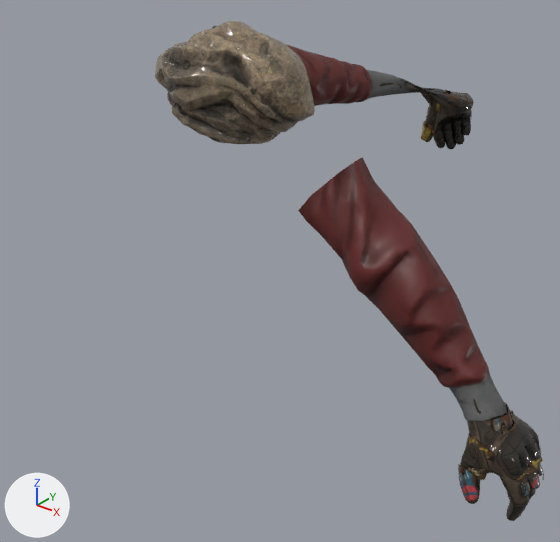
Renders of the glTF model godot/assets/weapons/rock2.gltf from each side of a commit.
Camera for both pictures: a camera (50 mm lens) standing at (0.723, -0.799, 0.24) and looking at (-0.032, 0.145, -0.345). Every picture has the same lights, and +X, +Y and +Z are marked at lower left. The first picture is the older version. Vertices at exactly the same position are counted once.

The first picture shows 'BurlapGloves_vm.smd', 'Hoodie_vm.smd', 'RoadsignGloves_vm.smd', 'TacticalGloves_vm.smd', 'w_rock_LOD0.smd'.
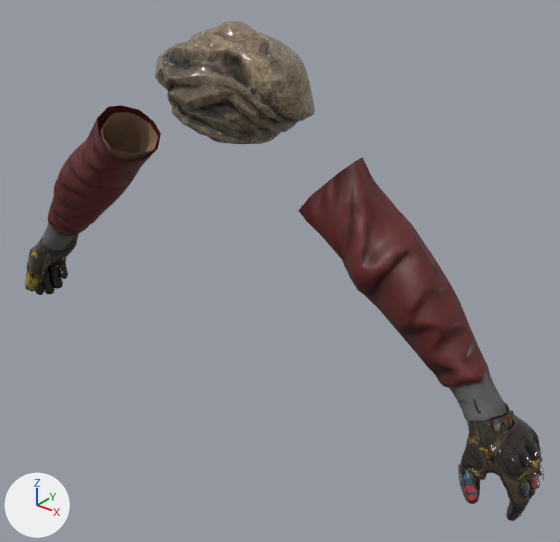
Pixel boxes (x1, y1, x2, y2) of what changed, in the pictures (560 x 542 px; the box of a moved part takes in the faces that stretch with it):
'Hoodie_vm.smd', reshaped (58% wider, 20% shorter)
    before: (213, 26, 507, 422)
    after: (42, 105, 507, 422)
'TacticalGloves_vm.smd', reshaped
    before: (376, 79, 541, 521)
    after: (26, 242, 541, 521)
'RoadsignGloves_vm.smd', reshaped
    before: (411, 84, 544, 502)
    after: (25, 238, 544, 502)
'hand_mesh.smd', reshaped (not visible before)
    after: (98, 112, 158, 162)
'BurlapGloves_vm.smd', reshaped
    before: (400, 78, 495, 472)
    after: (38, 234, 495, 472)
part 1 of me_player_darky_m_rust_c_arms_human_mdl_gloves_burlapgloves_vm_smd_mesh, moved or reshaped
    before: (400, 78, 473, 122)
    after: (38, 234, 79, 264)
part 3 of me_player_darky_m_rust_c_arms_human_mdl_sleeves_hoodie_vm_smd_mesh, moved or reshaped
    before: (213, 26, 443, 106)
    after: (42, 105, 161, 250)
part 4 of me_player_darky_m_rust_c_arms_human_mdl_gloves_roadsigngloves_vm_smd_mesh, moved or reshaped
    before: (421, 121, 433, 141)
    after: (25, 271, 41, 291)
part 5 of me_player_darky_m_rust_c_arms_human_mdl_gloves_roadsigngloves_vm_smd_mesh, moved or reshaped
    before: (411, 84, 471, 134)
    after: (29, 238, 60, 283)
part 6 of me_player_darky_m_rust_c_arms_human_mdl_gloves_tacticalgloves_vm_smd_mesh, moved or reshaped
    before: (376, 79, 474, 149)
    after: (26, 242, 69, 295)

Patch to the scene script:
```diff
--- a/godot/assets/weapons/rock2.gltf.py
+++ b/godot/assets/weapons/rock2.gltf.py
@@ me_player_darky_m_rust_c_arms_human_mdl_gloves_burlapgloves_vm_smd_mesh @@
-me_player_darky_m_rust_c_arms_human_mdl_gloves_burlapgloves_vm_smd_mesh.from_pydata(...)  # 2052 vertices, 3876 faces; spans x -0.033..0.495, y -0.082..0.614, z -0.417..-0.034
+me_player_darky_m_rust_c_arms_human_mdl_gloves_burlapgloves_vm_smd_mesh.from_pydata(...)  # 2052 vertices, 3876 faces; spans x -0.498..0.495, y -0.082..0.02, z -0.418..-0.299
+# me_player_darky_m_rust_c_arms_human_mdl_gloves_burlapgloves_vm_smd_mesh part 1: 1026 of 2052 vertices moved; they spanned x -0.033..0.095, y 0.34..0.614, z -0.177..-0.034 and now span x -0.498..-0.385, y -0.081..0.02, z -0.418..-0.299; mean shift (-0.494, -0.56, -0.25); largest move (0.061, 0.614, -0.148) -> (-0.486, 0.015, -0.403)
 me_player_darky_m_rust_c_arms_human_mdl_gloves_burlapgloves_vm_smd_mesh.materials.append(mat_burlaphandwraps)
@@ me_player_darky_m_rust_c_arms_human_mdl_arms_hand_mesh_smd_mesh @@
-me_player_darky_m_rust_c_arms_human_mdl_arms_hand_mesh_smd_mesh.from_pydata(...)  # 4026 vertices, 8022 faces; spans x -0.166..0.5, y -0.082..0.617, z -0.465..0.048
+me_player_darky_m_rust_c_arms_human_mdl_arms_hand_mesh_smd_mesh.from_pydata(...)  # 4026 vertices, 8022 faces; spans x -0.5..0.5, y -0.082..0.023, z -0.466..-0.064
+# me_player_darky_m_rust_c_arms_human_mdl_arms_hand_mesh_smd_mesh part 2: 2013 of 4026 vertices moved; they spanned x -0.166..0.089, y 0.057..0.617, z -0.217..0.048 and now span x -0.5..-0.166, y -0.081..0.023, z -0.466..-0.064; mean shift (-0.493, -0.566, -0.242); largest move (0.05, 0.612, -0.176) -> (-0.491, 0.002, -0.429)
 me_player_darky_m_rust_c_arms_human_mdl_arms_hand_mesh_smd_mesh.materials.append(mat_viewmodelarms)
@@ me_player_darky_m_rust_c_arms_human_mdl_sleeves_hoodie_vm_smd_mesh @@
-me_player_darky_m_rust_c_arms_human_mdl_sleeves_hoodie_vm_smd_mesh.from_pydata(...)  # 937 vertices, 1816 faces; spans x -0.17..0.452, y -0.083..0.518, z -0.353..0.062
+me_player_darky_m_rust_c_arms_human_mdl_sleeves_hoodie_vm_smd_mesh.from_pydata(...)  # 937 vertices, 1816 faces; spans x -0.452..0.452, y -0.083..0.033, z -0.354..-0.051
+# me_player_darky_m_rust_c_arms_human_mdl_sleeves_hoodie_vm_smd_mesh part 3: 504 of 937 vertices moved; they spanned x -0.17..0.063, y 0.051..0.518, z -0.09..0.062 and now span x -0.452..-0.164, y -0.08..0.033, z -0.354..-0.055; mean shift (-0.332, -0.321, -0.211); largest move (0.053, 0.517, -0.085) -> (-0.448, -0.005, -0.335)
 me_player_darky_m_rust_c_arms_human_mdl_sleeves_hoodie_vm_smd_mesh.materials.append(mat_hoodie)
@@ me_player_darky_m_rust_c_arms_human_mdl_gloves_roadsigngloves_vm_smd_mesh @@
-me_player_darky_m_rust_c_arms_human_mdl_gloves_roadsigngloves_vm_smd_mesh.from_pydata(...)  # 4392 vertices, 8232 faces; spans x 0.006..0.508, y -0.088..0.621, z -0.427..-0.053
+me_player_darky_m_rust_c_arms_human_mdl_gloves_roadsigngloves_vm_smd_mesh.from_pydata(...)  # 4392 vertices, 8232 faces; spans x -0.509..0.508, y -0.088..0.023, z -0.429..-0.328
+# me_player_darky_m_rust_c_arms_human_mdl_gloves_roadsigngloves_vm_smd_mesh part 4: the loose piece of 58 vertices spanning x 0.015..0.048, y 0.509..0.528, z -0.19..-0.149 is multiplied about its middle by the matrix ((0.734, -0.678, -0.041), (0.673, 0.717, 0.181), (-0.093, -0.16, 0.983)), then moved by (-0.473, -0.595, -0.236)
+# me_player_darky_m_rust_c_arms_human_mdl_gloves_roadsigngloves_vm_smd_mesh part 5: 1351 of 4392 vertices moved; they spanned x 0.006..0.092, y 0.406..0.617, z -0.188..-0.053 and now span x -0.506..-0.409, y -0.083..0.022, z -0.429..-0.328; mean shift (-0.506, -0.577, -0.25); largest move (0.048, 0.613, -0.172) -> (-0.493, 0.002, -0.425)
+# other edits to the shape of me_player_darky_m_rust_c_arms_human_mdl_gloves_roadsigngloves_vm_smd_mesh do not show in these pictures
 me_player_darky_m_rust_c_arms_human_mdl_gloves_roadsigngloves_vm_smd_mesh.materials.append(mat_roadsign)
@@ me_player_darky_m_rust_c_arms_human_mdl_gloves_tacticalgloves_vm_smd_mesh @@
-me_player_darky_m_rust_c_arms_human_mdl_gloves_tacticalgloves_vm_smd_mesh.from_pydata(...)  # 3594 vertices, 7068 faces; spans x -0.031..0.505, y -0.083..0.621, z -0.468..-0.034
+me_player_darky_m_rust_c_arms_human_mdl_gloves_tacticalgloves_vm_smd_mesh.from_pydata(...)  # 3594 vertices, 7068 faces; spans x -0.506..0.505, y -0.083..0.025, z -0.47..-0.299
+# me_player_darky_m_rust_c_arms_human_mdl_gloves_tacticalgloves_vm_smd_mesh part 6: 1733 of 3594 vertices moved; they spanned x -0.031..0.092, y 0.345..0.621, z -0.221..-0.034 and now span x -0.506..-0.389, y -0.082..0.025, z -0.47..-0.299; mean shift (-0.498, -0.559, -0.252); largest move (0.028, 0.604, -0.181) -> (-0.502, -0.019, -0.431)
+# other edits to the shape of me_player_darky_m_rust_c_arms_human_mdl_gloves_tacticalgloves_vm_smd_mesh do not show in these pictures
 me_player_darky_m_rust_c_arms_human_mdl_gloves_tacticalgloves_vm_smd_mesh.materials.append(mat_tacticalgloves)
```
